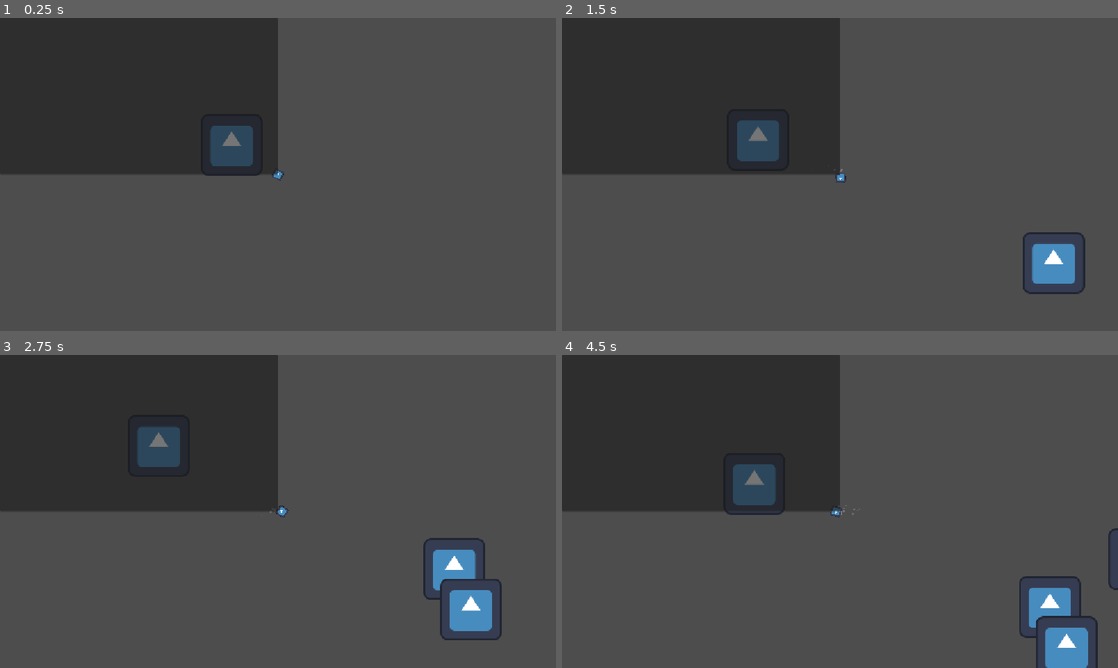
Above: before the commit, frames 1-4 (two rows, left to right).
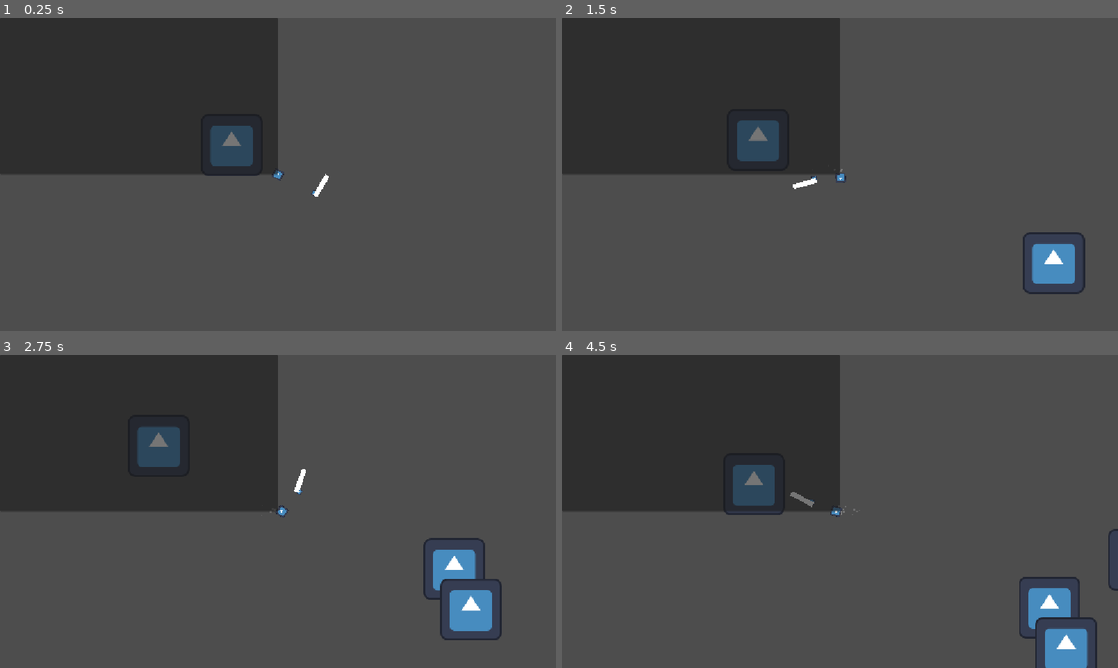
Above: after the commit, the same moments.

Repository: Mrbobbuilder69/GMTK_jam_2026
Game: Godot game, scene res://Scenes/test_scene_2.tscn
Same seed, same stepped clock (60 frames per second), same inputs: the game is played once before the commit and once after it. This scene is started directly instead of the project's main scene. The engine's default icon, where the game draws it, is replaced by a stand-in: a white triangle on a blue panel in a dark square. Sound files missing from this copy of the repository are replaced by a short silence.
Inputs (mouse positions are in pixels of both pictures, inside the frame that each line leads up to):
- Up to frame 1 (0.25 s): no input
- Up to frame 2 (1.5 s): tap Enter at 0.5 s; move the mouse to (962, 158) at 0.52 s; hold D (Right) 0.53-1.28 s; hold C (melee) 0.53-1.28 s; tap F (f) at 0.6 s; move the mouse to (728, 190) at 1.27 s; hold S (Down) from 1.28 s (still down); tap C (melee) at 1.35 s
- Up to frame 3 (2.75 s): tap F (f) at 1.55 s; move the mouse to (333, 442) at 2.02 s; release S (Down) at 2.03 s; hold D (Right) from 2.03 s (still down); hold C (melee) from 2.03 s (still down); tap Space (Dash) at 2.1 s
- Up to frame 4 (4.5 s): move the mouse to (812, 574) at 2.77 s; release D (Right) at 2.78 s; release C (melee) at 2.78 s; hold W (Up) 2.78-3.53 s; tap Shift (Sprint) at 2.85 s; tap F (f) at 3.05, 4.35 s; move the mouse to (1006, 558) at 3.52 s; hold X (attack) 3.53-4.28 s; hold A (Left) from 3.53 s (still down); tap C (melee) at 3.8 s; move the mouse to (673, 464) at 4.27 s

The runs differ from the first frame. In frame 1, less than 0.1% of the frame differs, in the area x 56-60%, y 49-58%; in frame 2, less than 0.1%; in frame 3, less than 0.1%; in frame 4, 0.5%, in the area x 29-100%, y 34-100%.

Commit message:
Added the weapon scenes

Diff:
--- a/Scenes/Scripts/weapon.gd
+++ b/Scenes/Scripts/weapon.gd
@@ -18,7 +18,7 @@
 		shoot.emit(global_position.x, global_position.y)
 
 	if Input.get_action_raw_strength("melee"):
-		get_child(2).position=get_child(3).position
+		get_child(2).position=Vector2(0,0)
 		get_child(2).target_position=get_mouse_unit()*50
 		result=get_child(2).get_collider()
 		if result and result.has_meta("Enemy"):
--- a/Scenes/player.tscn
+++ b/Scenes/player.tscn
@@ -1,10 +1,14 @@
-[gd_scene load_steps=0 format=3 uid="uid://c520ybe8rgo7x"]
+[gd_scene format=3 uid="uid://c520ybe8rgo7x"]
 
 [ext_resource type="Script" uid="uid://cgrpksm33sv3" path="res://Scenes/Scripts/player_movement.gd" id="1_cvnsp"]
 [ext_resource type="Texture2D" uid="uid://b46shyvcmigyb" path="res://icon.svg" id="2_cvnsp"]
-
+[ext_resource type="Script" uid="uid://bosyd5yo7c6rg" path="res://Scenes/Scripts/weapon.gd" id="3_vgqql"]
+[ext_resource type="Script" uid="uid://dkj8o6amowfqq" path="res://Scenes/Scripts/bulletSpawner.gd" id="4_fkybt"]
 
 [sub_resource type="CircleShape2D" id="CircleShape2D_50ct6"]
+
+[sub_resource type="RectangleShape2D" id="RectangleShape2D_mssme"]
+size = Vector2(12, 11)
 
 [node name="RigidBody2D" type="RigidBody2D" unique_id=421033602]
 gravity_scale = 0.0
@@ -19,3 +23,25 @@
 
 [node name="CollisionShape2D" type="CollisionShape2D" parent="." unique_id=819351825]
 shape = SubResource("CircleShape2D_50ct6")
+
+[node name="weapon" type="Area2D" parent="." unique_id=914115456]
+position = Vector2(89, 6)
+script = ExtResource("3_vgqql")
+
+[node name="Sprite2D" type="Sprite2D" parent="weapon" unique_id=28946466]
+position = Vector2(3.999999, 4.500001)
+scale = Vector2(0.09374999, 0.08593751)
+texture = ExtResource("2_cvnsp")
+
+[node name="CollisionShape2D" type="CollisionShape2D" parent="weapon" unique_id=887422358]
+position = Vector2(4, 4.5)
+shape = SubResource("RectangleShape2D_mssme")
+
+[node name="RayCast2D" type="RayCast2D" parent="weapon" unique_id=1170422572]
+
+[node name="Line2D" type="Line2D" parent="weapon" unique_id=1181951031]
+
+[node name="bullet spawner" type="Node2D" parent="." unique_id=429189214]
+script = ExtResource("4_fkybt")
+
+[connection signal="shoot" from="weapon" to="bullet spawner" method="_on_weapon_shoot"]
--- a/project.godot
+++ b/project.godot
@@ -15,7 +15,7 @@
 [application]
 
 config/name="Theme to be confirmed"
-run/main_scene="uid://b5kvkaduki84t"
+run/main_scene="uid://cp2dbnl01vk1p"
 config/features=PackedStringArray("4.7", "Forward Plus")
 config/icon="res://icon.svg"
 
